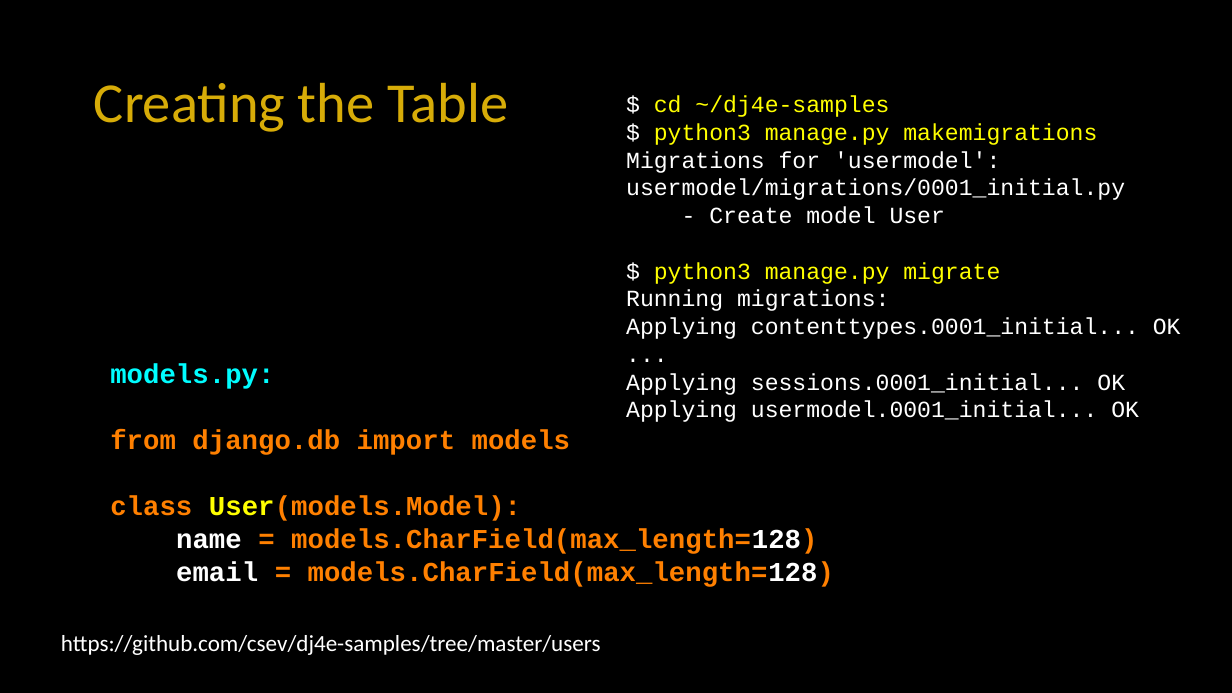
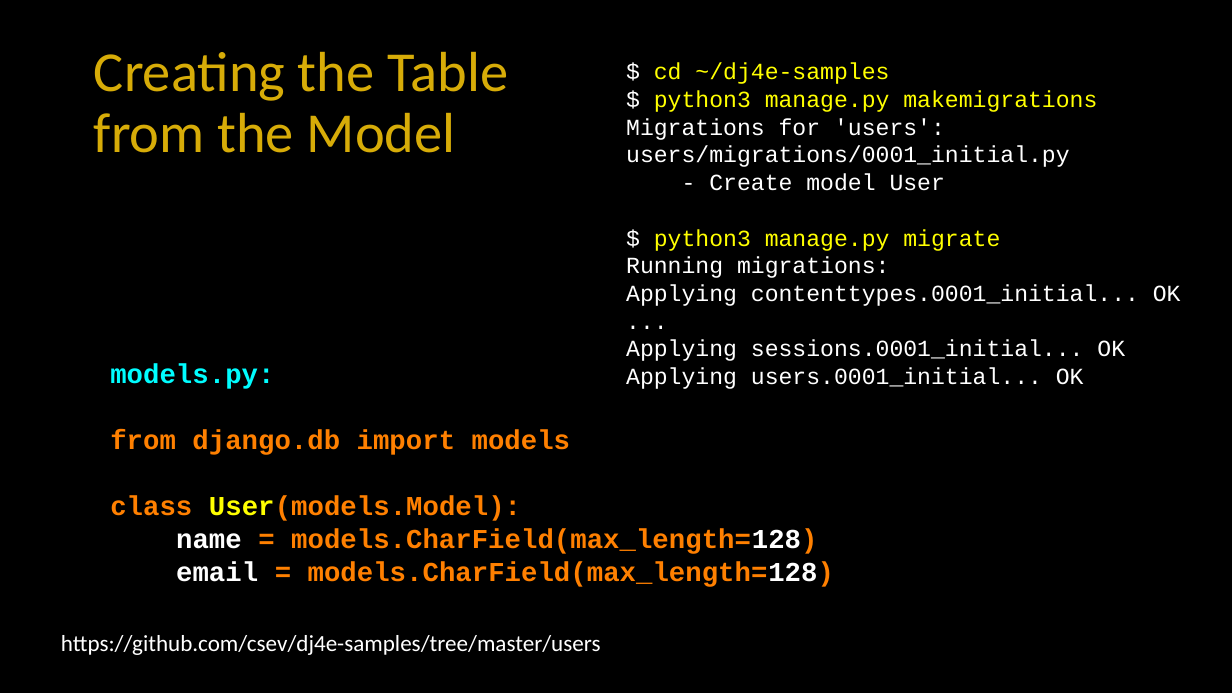
Before and after one commit to csev/dj4e, a slide deck: slide 7 of lectures/DJ-02-Model-Single.pptx. Drawn at 1232x693 pixels with LibreOffice and Linux fonts; fonts in the diff are those of the drawing. Boxes give left, top, right and bottom in pixels: in the first picture for what was removed or moved away, otherwise in the second. Text is boxed around its words. In the diff, an @@ line names an element or a change of style, - is before the commit and + after.

```diff
--- a/lectures/DJ-02-Model-Single.pptx
+++ b/lectures/DJ-02-Model-Single.pptx
@@ title at [94,51,508,153]: text changed @@
-Creating the Table
+Creating the Table from the Model
@@ text "$ cd ~/dj4e-samples": place and size @@
-text "$ cd ~/dj4e-samples" at [626,96,1181,422]
+text "$ cd ~/dj4e-samples" at [626,62,1181,389]
@@ text at [626,118,1070,167]: text changed @@
-Migrations for 'usermodel':
-usermodel/migrations/0001_initial.py
+Migrations for 'users':
+users/migrations/0001_initial.py
@@ text at [626,367,1084,389]: text changed @@
-Applying usermodel.0001_initial... OK
+Applying users.0001_initial... OK
```
Also in this commit, not shown: 4 other slides changed.
